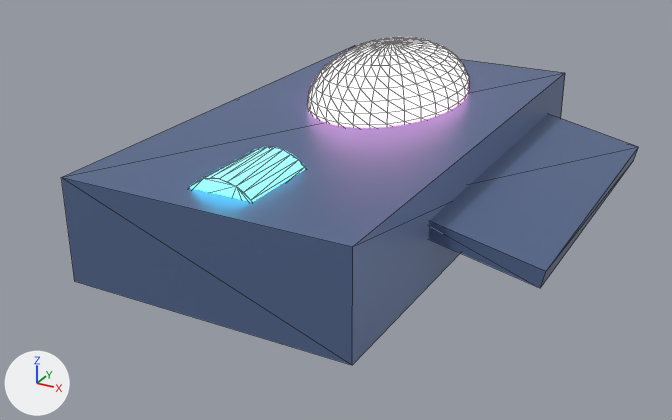
The glTF model public/game/models/ranger_t3.glb: old version first, new version second.
One viewpoint serves both versions: a 50 mm lens placed at (1.98, -3.77, 1.61), pointed at (-0.01, -0.17, -0.19). The lights are fixed; the arrows at lower left show +X, +Y and +Z. Mesh edges are drawn as thin lines. Where no turn or scale is listed for an object, it has been applied to the vertices.
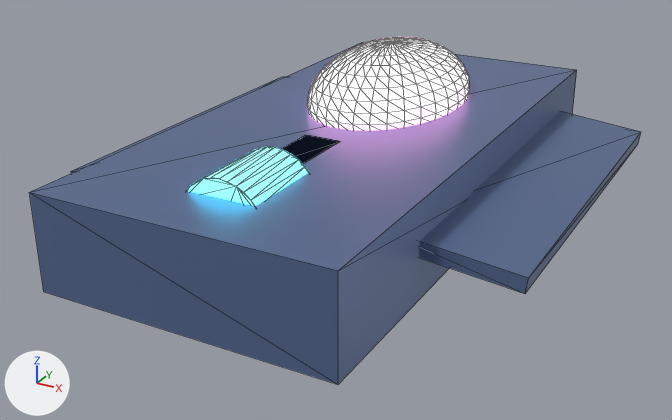
What the commit changed:
Mesh me_cube_269 is new.
It is a box spanning x -0.09..0.09, y -0.3..0.3, z -0.04..0.04.
It uses material mat_hull_007 (blue #6176a0).
Object 'Cube' (ob_cube) is rescaled from (1.32, 2.52, 0.47) to (1.37, 2.82, 0.44).
Object 'Cube.001' (ob_cube_001) turns from (0, 12, 0) to (0, 6, 0) degrees about x, y and z.
Object 'Cube.001' (ob_cube_001) is rescaled from (0.7, 1.6, 0.08) to (0.65, 1.9, 0.07).
Object 'Cube.002' (ob_cube_002) turns from (0, -12, 0) to (0, -6, 0) degrees about x, y and z.
Object 'Cube.004' (ob_cube_004) is new; it shows me_cube_269.
Its location is (0.0, -0.6, 0.18).

Changed parts and their boxes (x1, y1, x2, y2) in the pictures (672 x 420 px):
'Cube', rescaled (9% wider, 7% taller): before (61, 45, 565, 365); after (29, 42, 577, 384)
'Cube.001', turned, rescaled: before (429, 114, 639, 288); after (419, 111, 641, 294)
'Cube.004', added: after (282, 135, 338, 163)
'Cube.002', turned (not visible before): after (71, 77, 284, 173)
